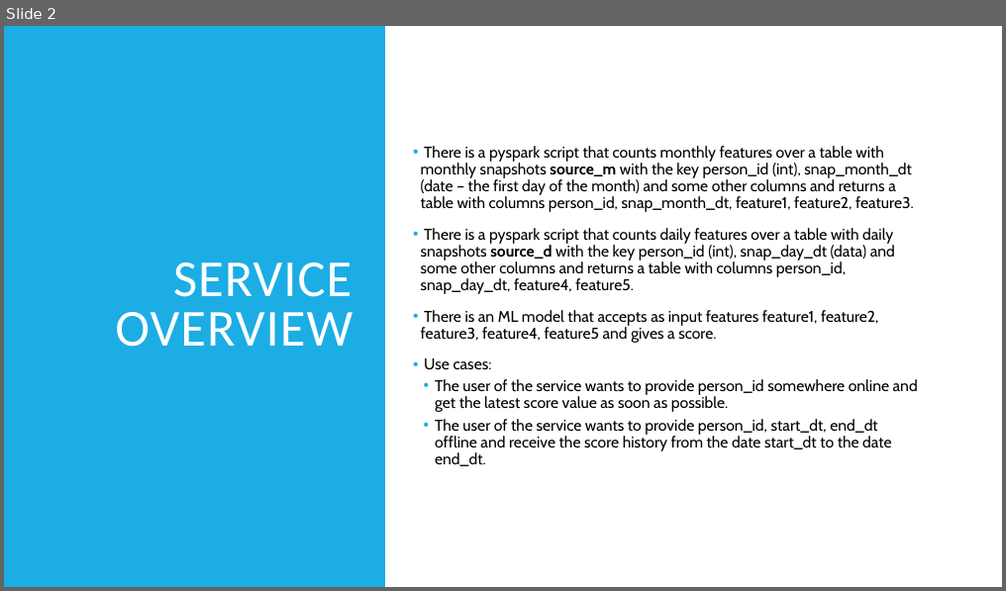
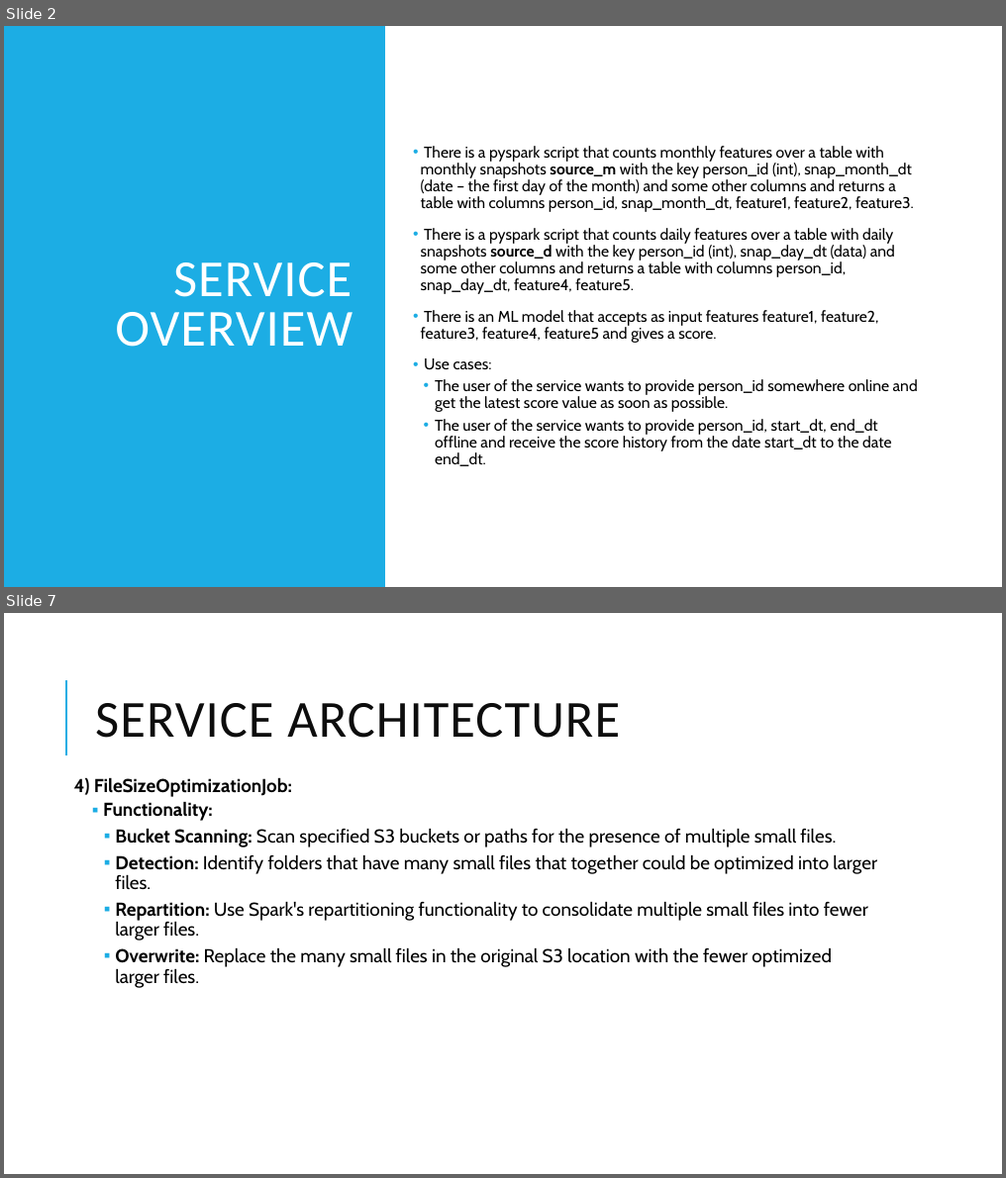
Before and after one commit to VolodymyrPavliv/score_sight, a slide deck: Score Sight Service.pptx. Shown one above the other, each under a label of ours: slide 2 before the commit, slides 2 and 7 after it; the slides between them are not shown. The pictures are 1006x591 and 1006x1178 pixels, drawn with LibreOffice and Linux fonts; fonts in the diff are those of the drawing. Boxes give left, top, right and bottom in pixels: in the first picture for what was removed or moved away, otherwise in the second. Text is boxed around its words. In the diff, an @@ line names an element or a change of style, - is before the commit and + after.

Commit message:
Complet Score Sight Service presantation

```diff
--- a/Score Sight Service.pptx
+++ b/Score Sight Service.pptx
@@ slide 7 added at <box>4,613,1002,1174</box>, background #FFFFFF @@
@@ line added from (66, 756) to (66, 680), #1CADE4 1.5 pt @@
@@ title added at <box>95,703,620,738</box>, 50 pt, text #0D0D0D @@
+SERVICE ARCHITECTURE
@@ text added at <box>74,777,877,988</box>, 18 pt, text #000000 @@
+  4) FileSizeOptimizationJob:
+    ▪ Functionality:
+      ▪ Bucket Scanning: Scan specified S3 buckets or paths for the presence of multiple small files.
+      ▪ Detection: Identify folders that have many small files that together could be optimized into larger files.
+      ▪ Repartition: Use Spark's repartitioning functionality to consolidate multiple small files into fewer larger files.
+      ▪ Overwrite: Replace the many small files in the original S3 location with the fewer optimized larger files.
```
Also in this commit, not shown: 1 slide changed, 5 other slides added.
